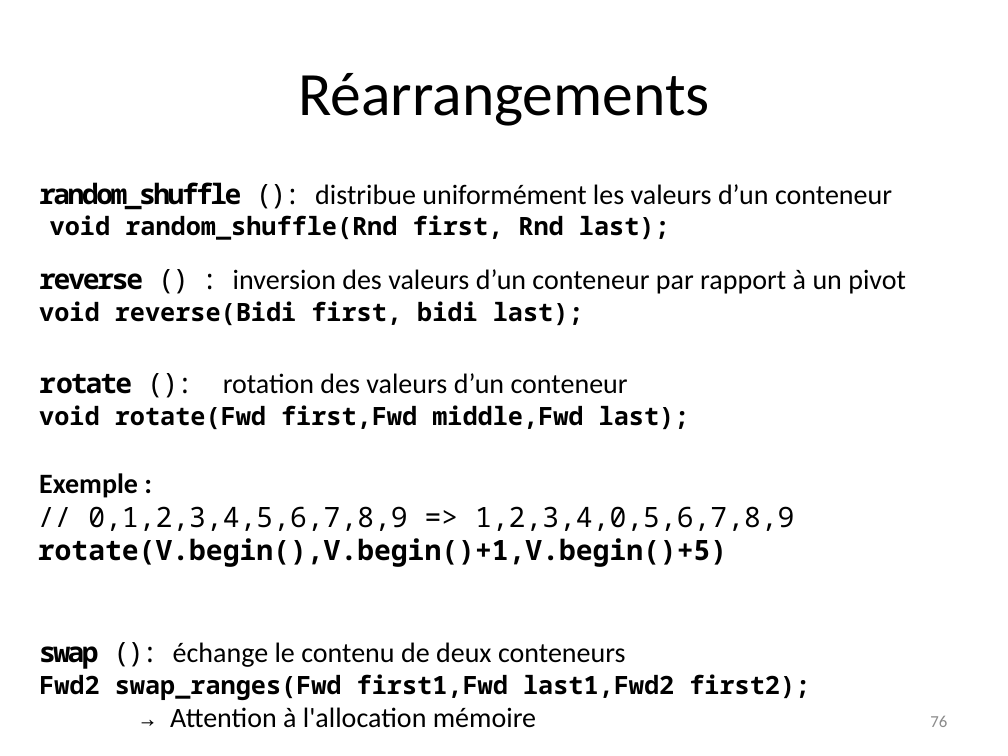
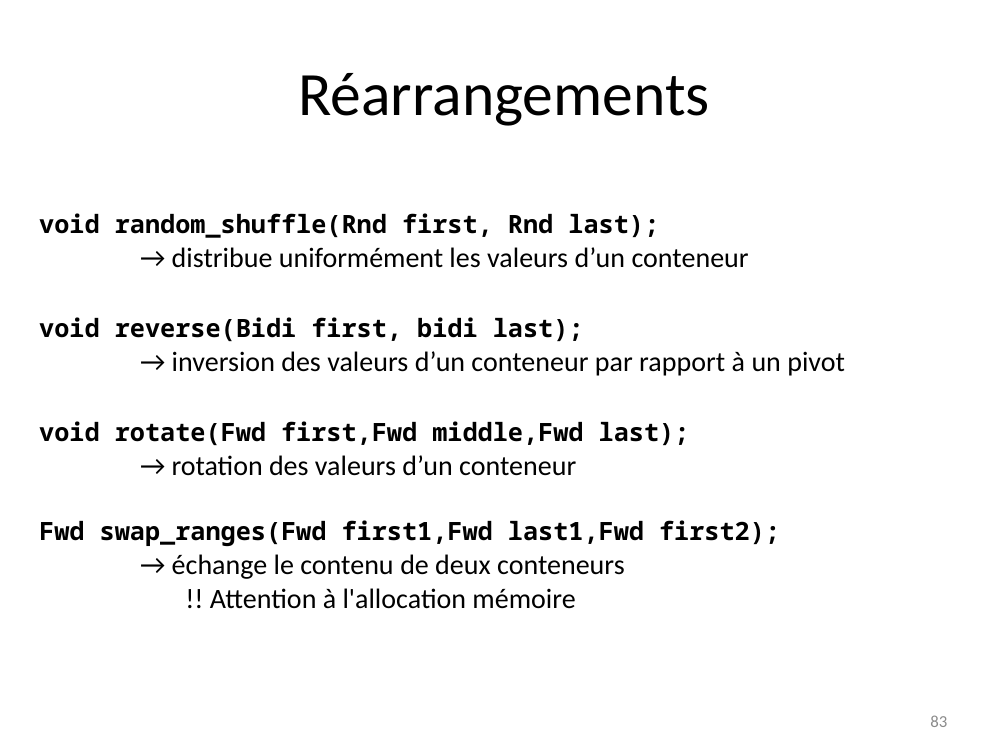
Before and after one commit to manu5801/cours-cplusplus, a slide deck: slide 83 of stl/F_C++_STL.pptx (slide 76 before the commit). Drawn at 1008x756 pixels with LibreOffice and Linux fonts; fonts in the diff are those of the drawing. Boxes give left, top, right and bottom in pixels: in the first picture for what was removed or moved away, otherwise in the second. Text is boxed around its words. In the diff, an @@ line names an element or a change of style, - is before the commit and + after.

```diff
--- a/stl/F_C++_STL.pptx
+++ b/stl/F_C++_STL.pptx
@@ text at (39, 182, 892, 210): paragraph removed @@
-random_shuffle (): distribue uniformément les valeurs d’un conteneur
@@ text at (39, 213, 659, 341): indent changed; less space between paragraphs @@
@@ text at (172, 247, 749, 268): text changed @@
-reverse () : inversion des valeurs d’un conteneur par rapport à un pivot
+→ distribue uniformément les valeurs d’un conteneur
@@ text at (172, 351, 845, 376): text changed @@
-rotate (): rotation des valeurs d’un conteneur
+→ inversion des valeurs d’un conteneur par rapport à un pivot
@@ text at (39, 455, 780, 609): text changed; font Noto Sans Mono to Calibri @@
-Exemple :
-// 0,1,2,3,4,5,6,7,8,9 => 1,2,3,4,0,5,6,7,8,9
-rotate(V.begin(),V.begin()+1,V.begin()+5)
-swap (): échange le contenu de deux conteneurs
-Fwd2 swap_ranges(Fwd first1,Fwd last1,Fwd2 first2);
-→ Attention à l'allocation mémoire
+→ rotation des valeurs d’un conteneur
+Fwd swap_ranges(Fwd first1,Fwd last1,Fwd first2);
+→ échange le contenu de deux conteneurs
+!! Attention à l'allocation mémoire
@@ page number at (930, 715, 947, 727): text changed @@
-76
+83
```
Also in this commit, not shown: 19 other slides changed, 5 slides added, 3 slides removed, 27 other files.
